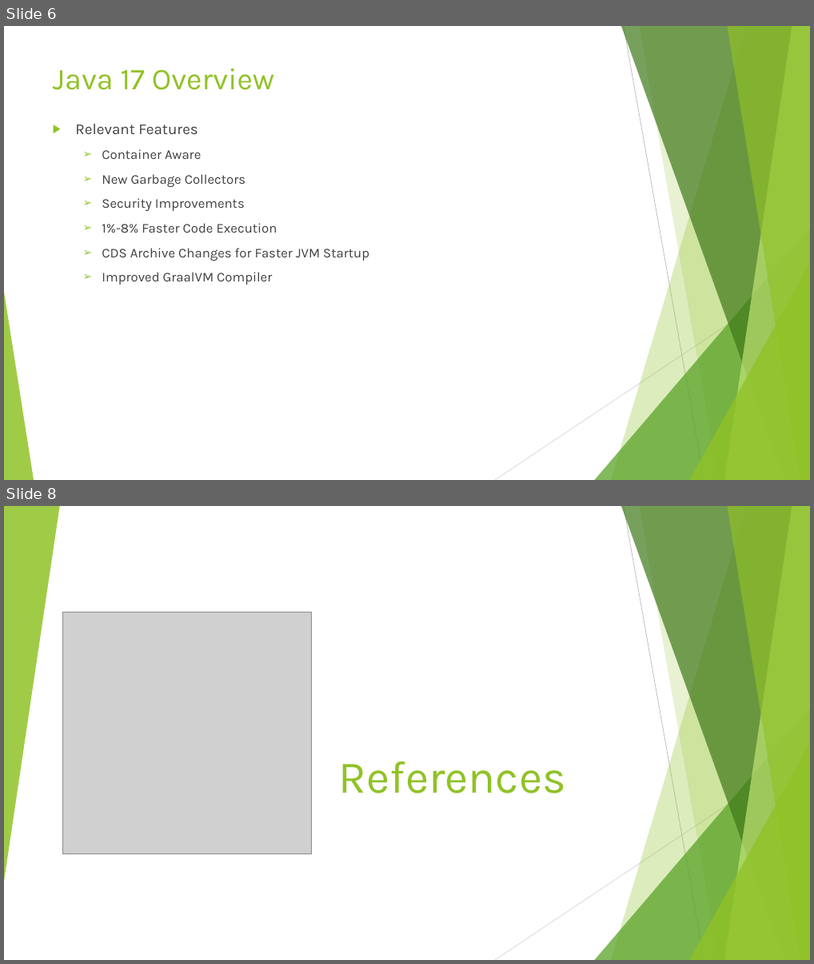
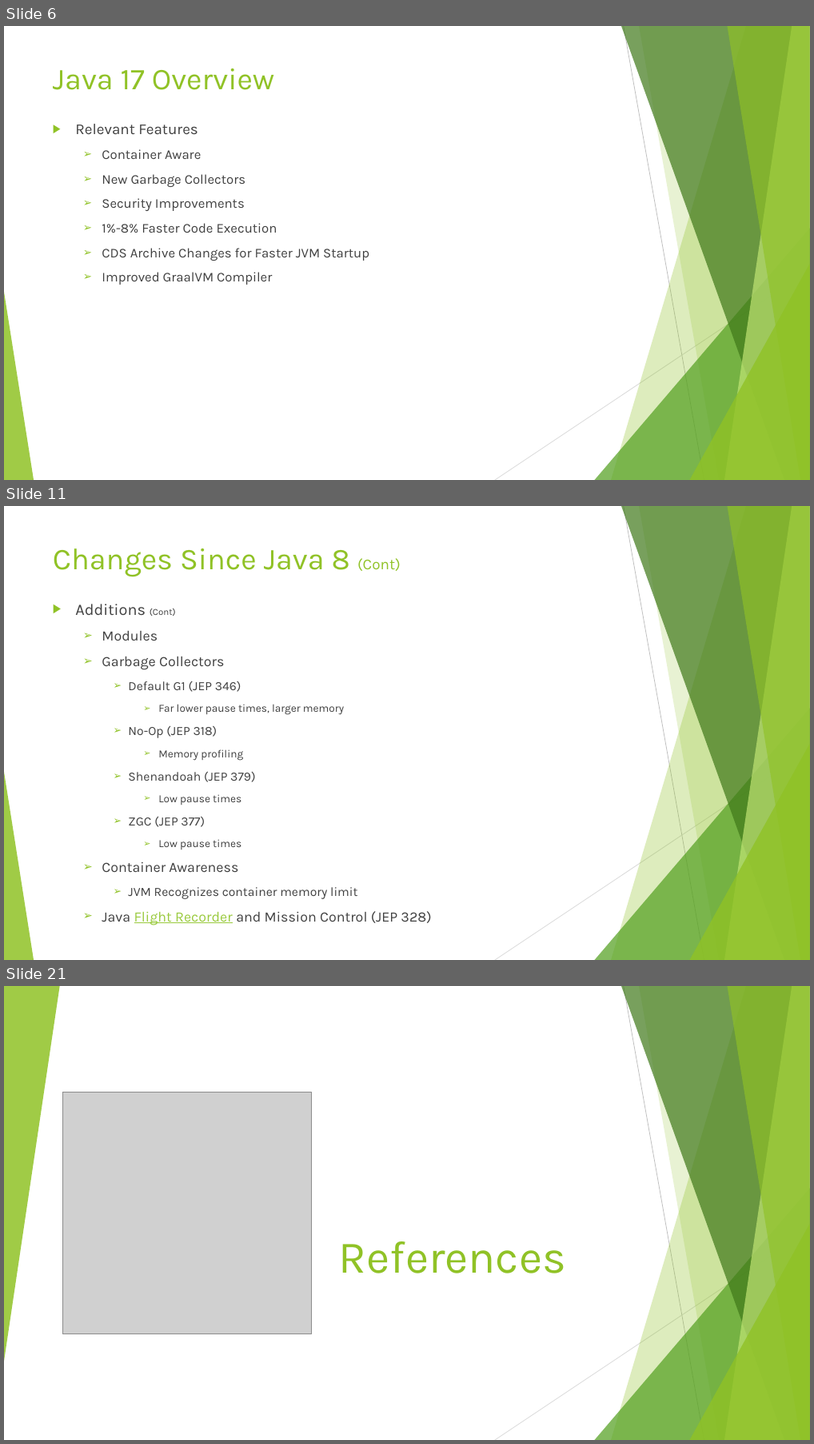
Before and after one commit to Rohan427/Qpid4Graal, a slide deck: doc/reference/Java_17 _Upgrade.pptx. Shown one above the other, each under a label of ours: slides 6 and 8 before the commit, slides 6, 11 and 21 after it; the slides between them are not shown. The pictures are 814x964 and 814x1444 pixels, drawn with LibreOffice and Linux fonts; fonts in the diff are those of the drawing; grey boxes stand for pictures. Boxes give left, top, right and bottom in pixels: in the first picture for what was removed or moved away, otherwise in the second. Text is boxed around its words. In the diff, an @@ line names an element or a change of style, - is before the commit and + after.

Commit message:
Java 17 Upgrade PPT v2

```diff
--- a/doc/reference/Java_17 _Upgrade.pptx
+++ b/doc/reference/Java_17 _Upgrade.pptx
@@ slide 11 added at box(4, 506, 810, 960), background #FFFFFF; not listed: 10 template elements that a slide beside it also shows @@
@@ title added at box(53, 548, 401, 576), 36 pt, text #90C226 @@
+Changes Since Java 8 (Cont)
@@ text added at box(75, 604, 431, 925), 15 pt, text #404040 @@
+▶ Additions (Cont)
+  ➢ Modules
+  ➢ Garbage Collectors
+    ➢ Default G1 (JEP 346)
+      ➢ Far lower pause times, larger memory
+    ➢ No-Op (JEP 318)
+      ➢ Memory profiling
+    ➢ Shenandoah (JEP 379)
+      ➢ Low pause times
+    ➢ ZGC (JEP 377)
+      ➢ Low pause times
+  ➢ Container Awareness
+    ➢ JVM Recognizes container memory limit
+  ➢ Java Flight Recorder and Mission Control (JEP 328)
@@ what was slide 8 is now slide 21 @@
```
Also in this commit, not shown: 3 slides changed, 12 other slides added, 1 other file.
